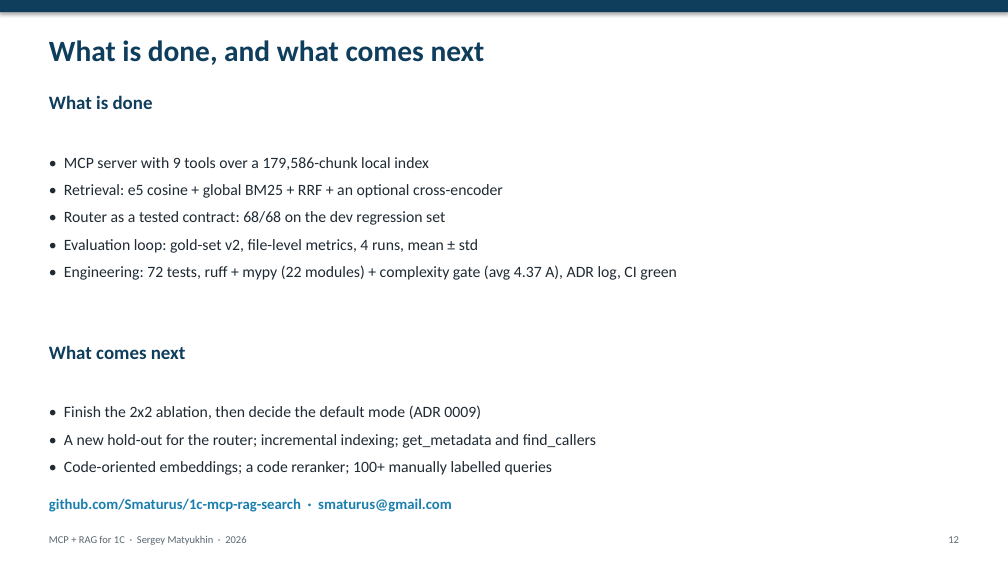
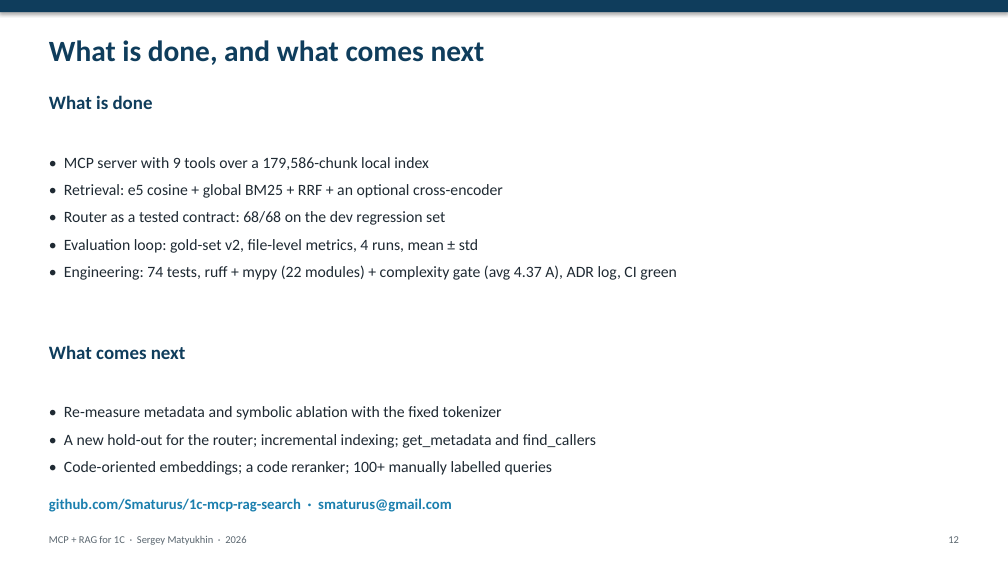
Before and after one commit to Smaturus/1c-mcp-rag-search, a slide deck: slide 12 of docs/presentation/en/1c-mcp-rag-search-slides-en.pptx. Drawn at 1008x567 pixels with LibreOffice and Linux fonts; fonts in the diff are those of the drawing. Boxes give left, top, right and bottom in pixels: in the first picture for what was removed or moved away, otherwise in the second. Text is boxed around its words. In the diff, an @@ line names an element or a change of style, - is before the commit and + after.

Commit message:
fix(bm25): split CamelCase identifiers and rebuild lexical index
CamelCase/snake_case splitting keeps the original token and adds parts, so natural queries match identifiers such as ZаказПокупателя. Rebuilt bm25_all: 179586 docs, 236320 terms, 81 MB.

v2 dev, 4 runs: hybrid 0.442 +/- 0.012 vs vector 0.331 +/- 0.028 (p=0.0037). v3 hold-out, 3 runs: hybrid 0.217 vs vector 0.208 (p=0.635). ADR 0009 rejected; ADR 0010 accepted; reports, README and decks updated.

```diff
--- a/docs/presentation/en/1c-mcp-rag-search-slides-en.pptx
+++ b/docs/presentation/en/1c-mcp-rag-search-slides-en.pptx
@@ text at (64,265,677,280): text changed @@
-• Engineering: 72 tests, ruff + mypy (22 modules) + complexity gate (avg 4.37 A), ADR log, CI green
+• Engineering: 74 tests, ruff + mypy (22 modules) + complexity gate (avg 4.37 A), ADR log, CI green
@@ text at (64,406,502,420): text changed @@
-• Finish the 2x2 ablation, then decide the default mode (ADR 0009)
+• Re-measure metadata and symbolic ablation with the fixed tokenizer
```
Also in this commit, not shown: 5 other slides changed, 36 other files.
